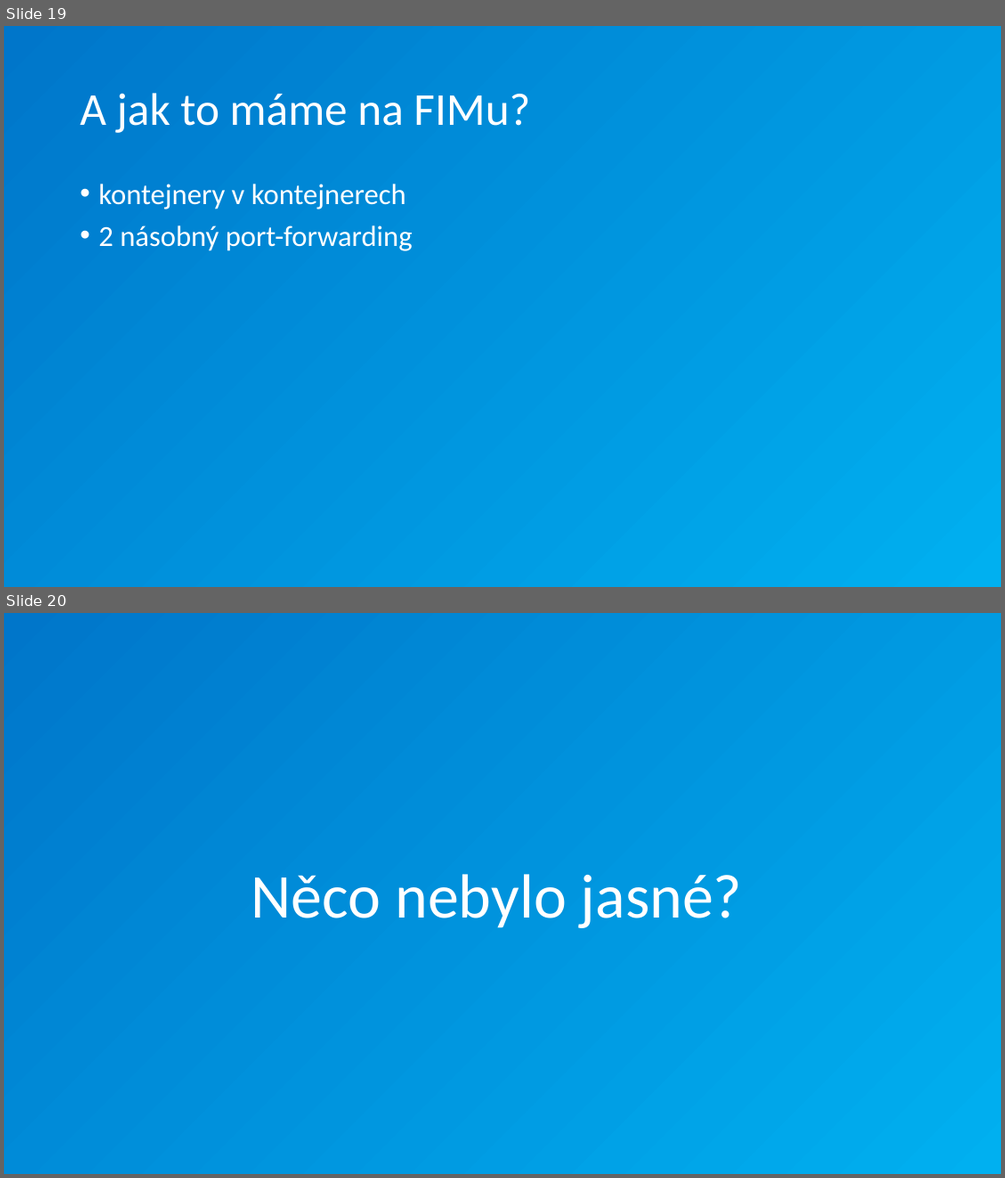
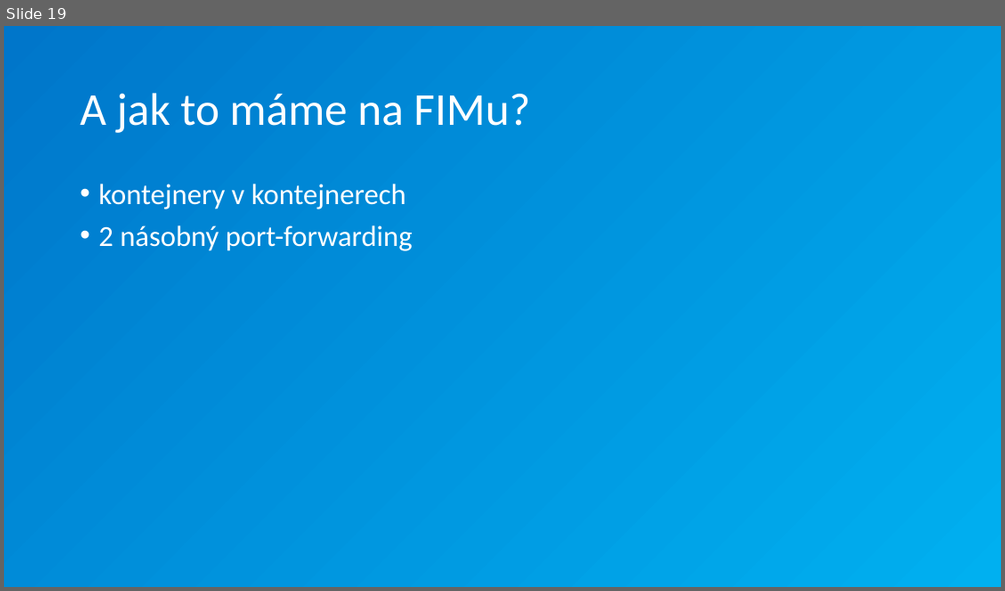
Before and after one commit to thatismybad/docker_workshop, a slide deck: Docker_Workshop.pptx. Shown one above the other, each under a label of ours: slides 19 and 20 before the commit, slide 19 after it. The pictures are 1005x1178 and 1005x591 pixels, drawn with LibreOffice and Linux fonts; fonts in the diff are those of the drawing. Boxes give left, top, right and bottom in pixels: in the first picture for what was removed or moved away, otherwise in the second. Text is boxed around its words. In the diff, an @@ line names an element or a change of style, - is before the commit and + after.

```diff
--- a/Docker_Workshop.pptx
+++ b/Docker_Workshop.pptx
@@ slide 20 removed at (4, 613, 1001, 1174), background gradient #00B0F0 to #0076CA to #AFEAFF @@
@@ title removed at (251, 874, 743, 928) @@
-Něco nebylo jasné?
```
Also in this commit, not shown: 1 slide added, 1 other file.
